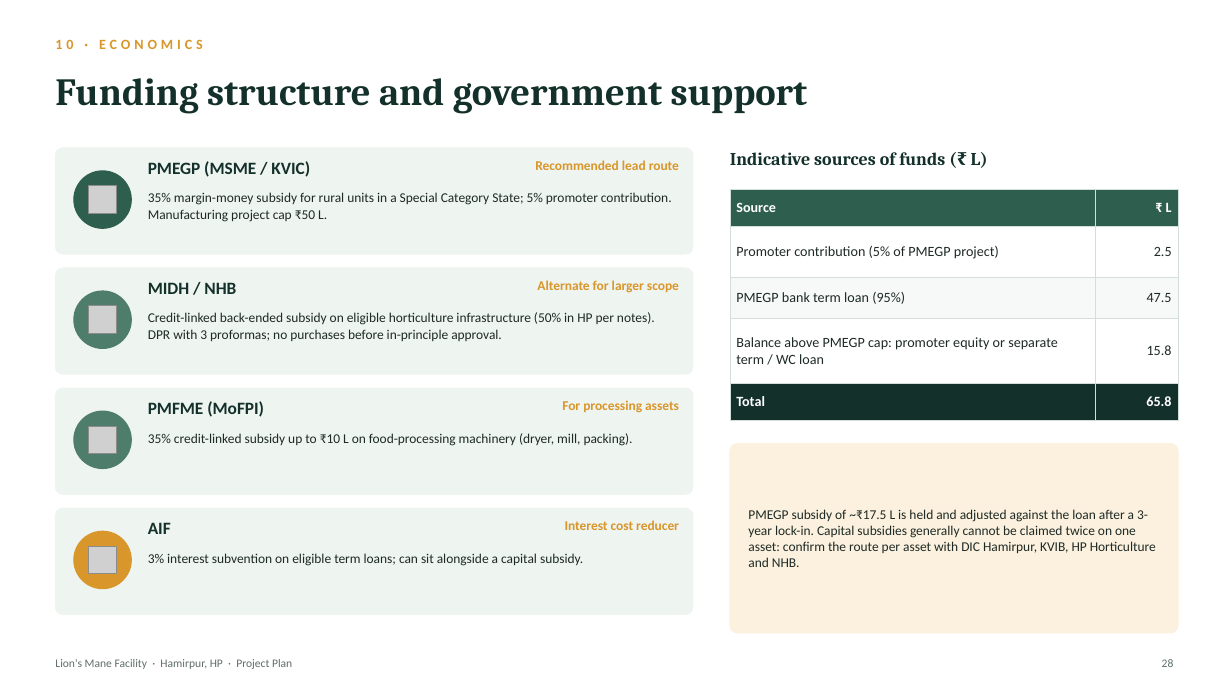
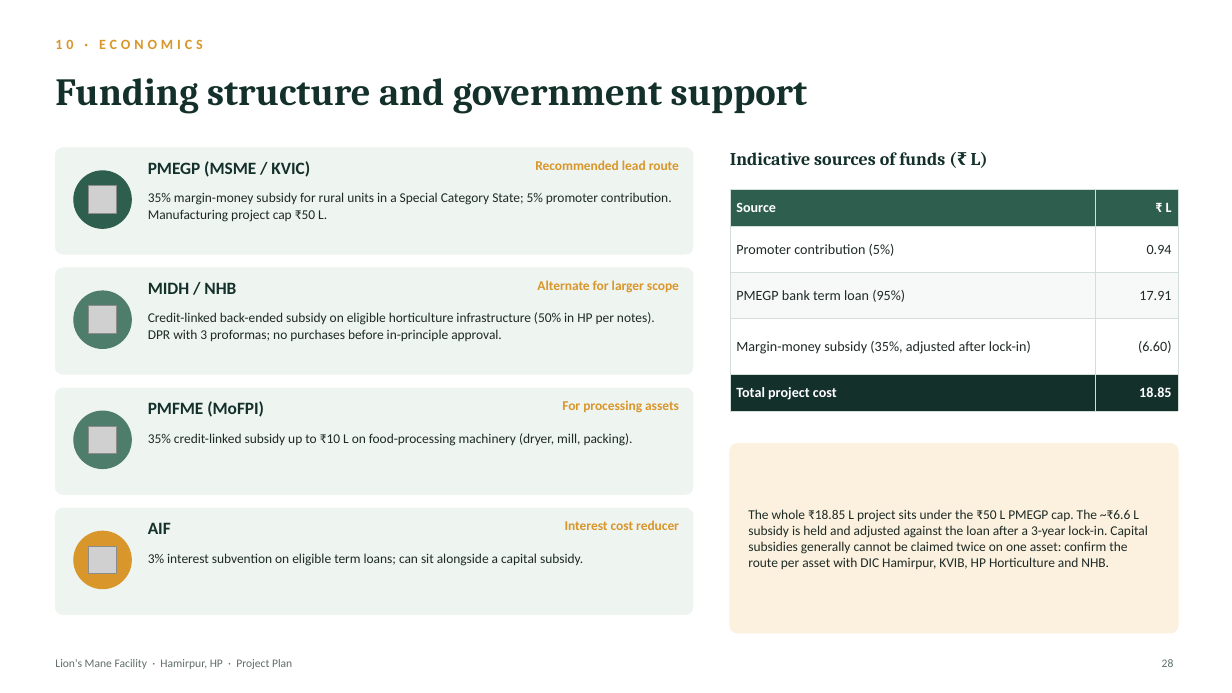
Before and after one commit to Devesh-bhardwaj/tictactoe, a slide deck: slide 28 of Lions_Mane_Facility_Project_Plan.pptx. Drawn at 1232x693 pixels with LibreOffice and Linux fonts; fonts in the diff are those of the drawing; grey boxes stand for pictures. Boxes give left, top, right and bottom in pixels: in the first picture for what was removed or moved away, otherwise in the second. Text is boxed around its words. In the diff, an @@ line names an element or a change of style, - is before the commit and + after.

```diff
--- a/Lions_Mane_Facility_Project_Plan.pptx
+++ b/Lions_Mane_Facility_Project_Plan.pptx
@@ table at (730, 189, 1178, 404) @@
-row 2, column 1: Promoter contribution (5% of PMEGP project)
+row 2, column 1: Promoter contribution (5%)
-row 2, column 2: 2.5
+row 2, column 2: 0.94
-row 3, column 2: 47.5
+row 3, column 2: 17.91
-row 4, column 1: Balance above PMEGP cap: promoter equity or separate term / WC loan
+row 4, column 1: Margin-money subsidy (35%, adjusted after lock-in)
-row 4, column 2: 15.8
+row 4, column 2: (6.60)
-row 5, column 1: Total
+row 5, column 1: Total project cost
-row 5, column 2: 65.8
+row 5, column 2: 18.85
@@ text at (748, 509, 1147, 569): text changed @@
-PMEGP subsidy of ~₹17.5 L is held and adjusted against the loan after a 3-year lock-in. Capital subsidies generally cannot be claimed twice on one asset: confirm the route per asset with DIC Hamirpur, KVIB, HP Horticulture and NHB.
+The whole ₹18.85 L project sits under the ₹50 L PMEGP cap. The ~₹6.6 L subsidy is held and adjusted against the loan after a 3-year lock-in. Capital subsidies generally cannot be claimed twice on one asset: confirm the route per asset with DIC Hamirpur, KVIB, HP Horticulture and NHB.
```
Also in this commit, not shown: 10 other slides changed.
